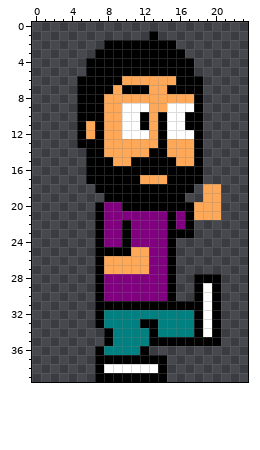
Edited in one commit: pixel-art sprite (Graphics/Player/gui_grabbing.png). The first picture shows the starting point.
The file is 24x40 pixels.
Once edited:
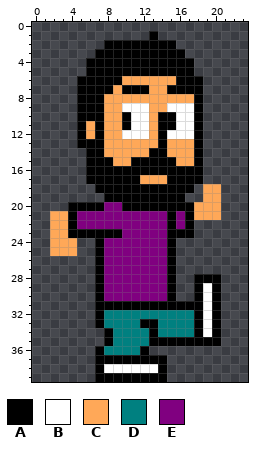
Palette (. is transparent): A #000000  B #ffffff  C #ffa858  D #008080  E #800080
Change:
y 10..11: x 10 B -> A; x 12 A -> B; x 15 B -> A; x 17 A -> B
y 20: x 4..6 ... -> AAA
y 21: x 2..7 .....A -> CCAEEE
y 22: x 2..7 .....A -> CCAEEE; x 10 A -> E
y 23: x 2..6 ..... -> CCAAA; x 8..10 EEA -> AAE
y 24: x 2..4 ... -> CCC; x 10 A -> E
y 25: x 2..4 ... -> CCC; x 8..12 AAACC -> EEEEE
y 26..27: x 8..12 CCCCC -> EEEEE
